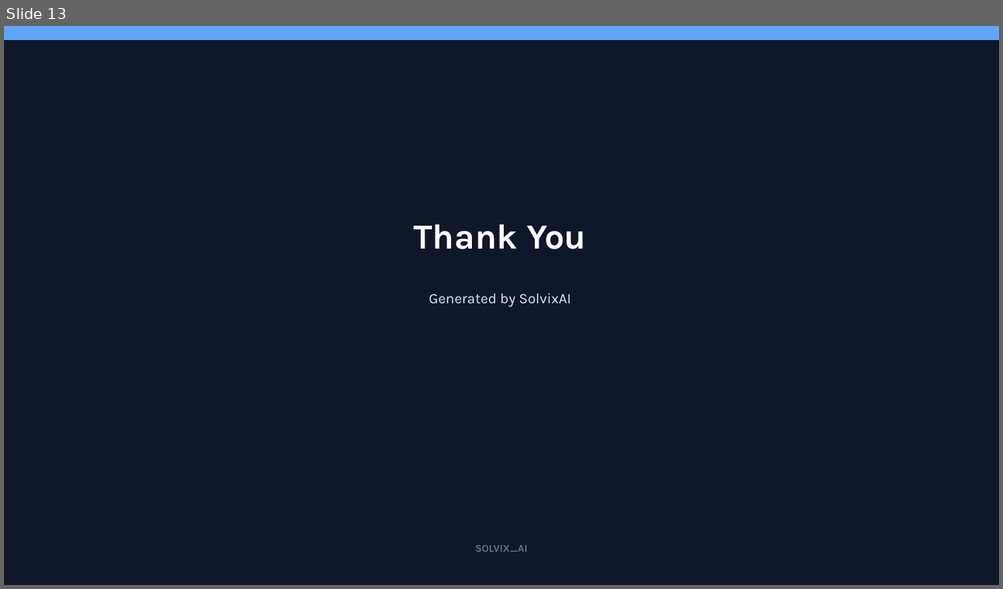
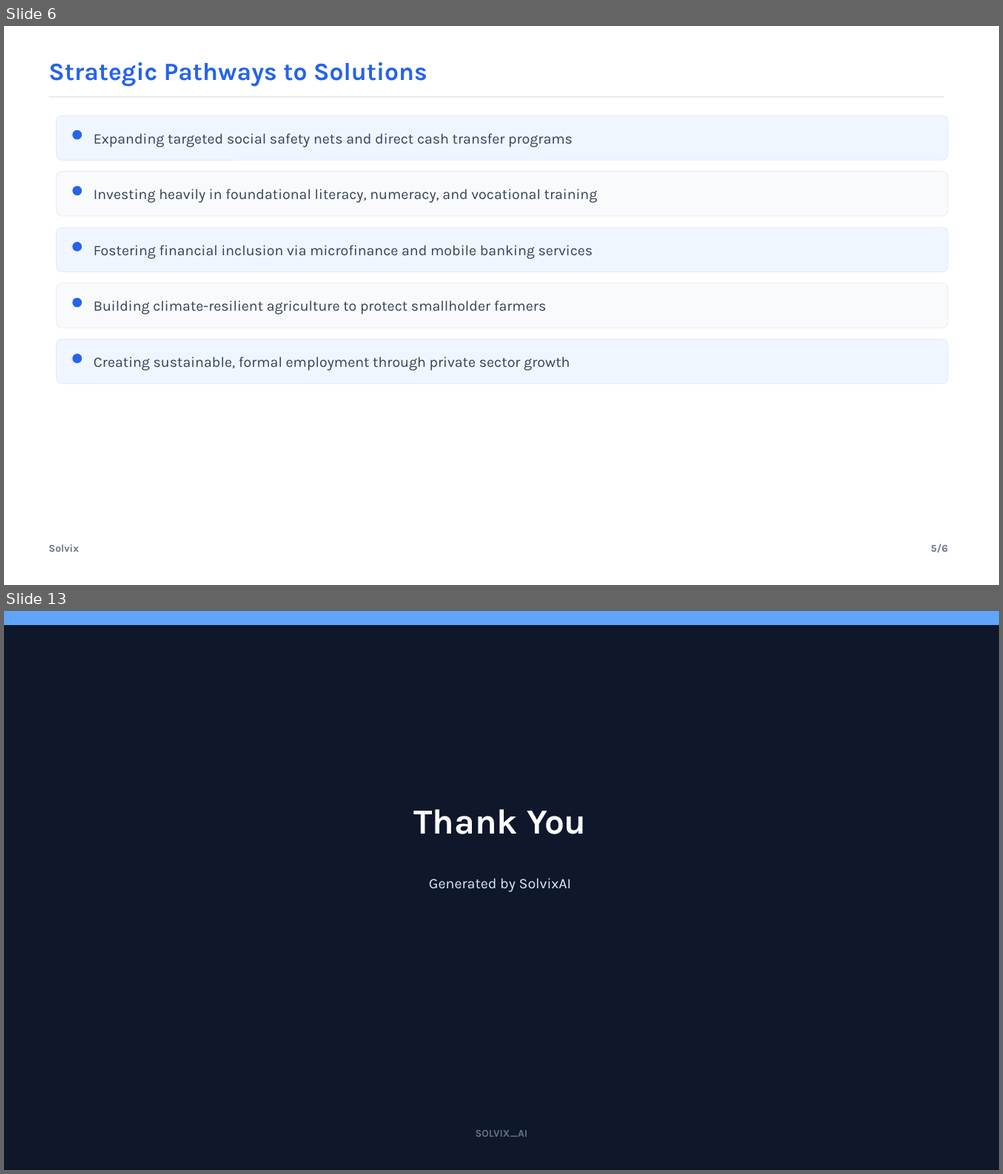
Before and after one commit to SirajAbid17/Solvix, a slide deck: backend/services/agent/presentation.pptx. Shown one above the other, each under a label of ours: slide 13 before the commit, slides 6 and 13 after it; the slides between them are not shown. The pictures are 1003x589 and 1003x1174 pixels, drawn with LibreOffice and Linux fonts; fonts in the diff are those of the drawing. Boxes give left, top, right and bottom in pixels: in the first picture for what was removed or moved away, otherwise in the second. Text is boxed around its words. In the diff, an @@ line names an element or a change of style, - is before the commit and + after.

```diff
--- a/backend/services/agent/presentation.pptx
+++ b/backend/services/agent/presentation.pptx
@@ slide 6 added at <box>4,26,999,585</box>, background #FFFFFF @@
@@ text added at <box>48,62,427,87</box>, 24 pt, text #2563EB, bold @@
+Strategic Pathways to Solutions
@@ line added from (48, 97) to (944, 97), #E2E8F0 1.2 pt @@
@@ rounded rectangle added at <box>57,116,948,160</box>, fill #EFF6FF, outline #E2E8F0 0.5 pt @@
@@ ellipse added at <box>73,130,82,139</box>, fill #2563EB, outline #2563EB 0.5 pt @@
@@ text added at <box>94,133,572,147</box>, 14 pt, text #334155 @@
+Expanding targeted social safety nets and direct cash transfer programs
@@ rounded rectangle added at <box>57,172,948,216</box>, fill #F8FAFC, outline #E2E8F0 0.5 pt @@
@@ ellipse added at <box>73,187,82,195</box>, fill #2563EB, outline #2563EB 0.5 pt @@
@@ text added at <box>94,189,597,203</box>, 14 pt, text #334155 @@
+Investing heavily in foundational literacy, numeracy, and vocational training
@@ rounded rectangle added at <box>57,227,948,272</box>, fill #EFF6FF, outline #E2E8F0 0.5 pt @@
@@ ellipse added at <box>73,242,82,251</box>, fill #2563EB, outline #2563EB 0.5 pt @@
@@ text added at <box>94,245,593,259</box>, 14 pt, text #334155 @@
+Fostering financial inclusion via microfinance and mobile banking services
@@ rounded rectangle added at <box>57,284,948,328</box>, fill #F8FAFC, outline #E2E8F0 0.5 pt @@
@@ ellipse added at <box>73,298,82,307</box>, fill #2563EB, outline #2563EB 0.5 pt @@
@@ text added at <box>94,301,546,315</box>, 14 pt, text #334155 @@
+Building climate-resilient agriculture to protect smallholder farmers
@@ rounded rectangle added at <box>57,339,948,384</box>, fill #EFF6FF, outline #E2E8F0 0.5 pt @@
@@ ellipse added at <box>73,355,82,363</box>, fill #2563EB, outline #2563EB 0.5 pt @@
@@ text added at <box>94,357,569,371</box>, 14 pt, text #334155 @@
+Creating sustainable, formal employment through private sector growth
@@ text added at <box>48,545,79,552</box>, 10 pt, text #64748B, bold @@
+Solvix
@@ text added at <box>930,544,948,553</box>, 10 pt, text #64748B, bold @@
+5/6
```
Also in this commit, not shown: 7 slides changed, 4 other slides added, 5 slides removed, 26 other files.
